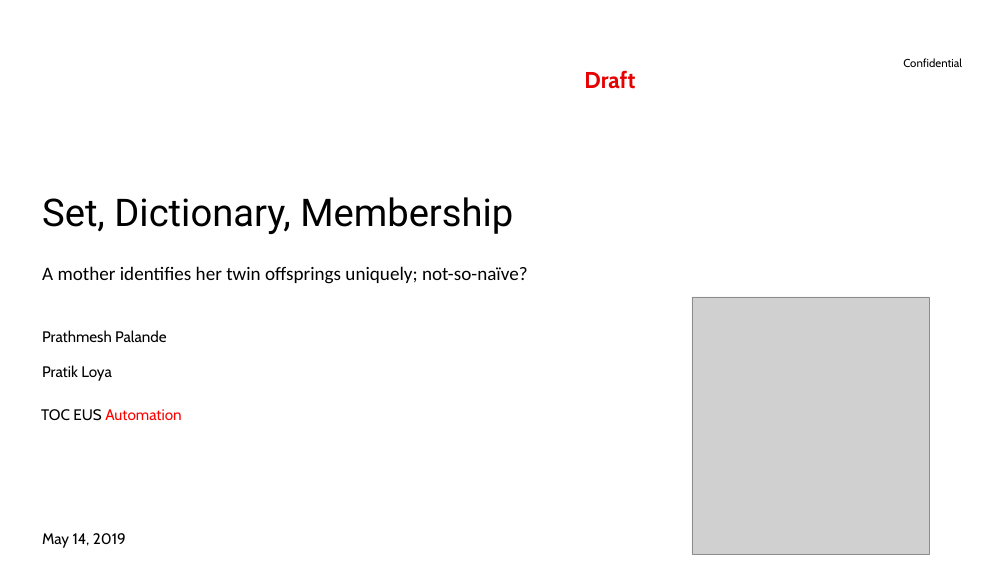
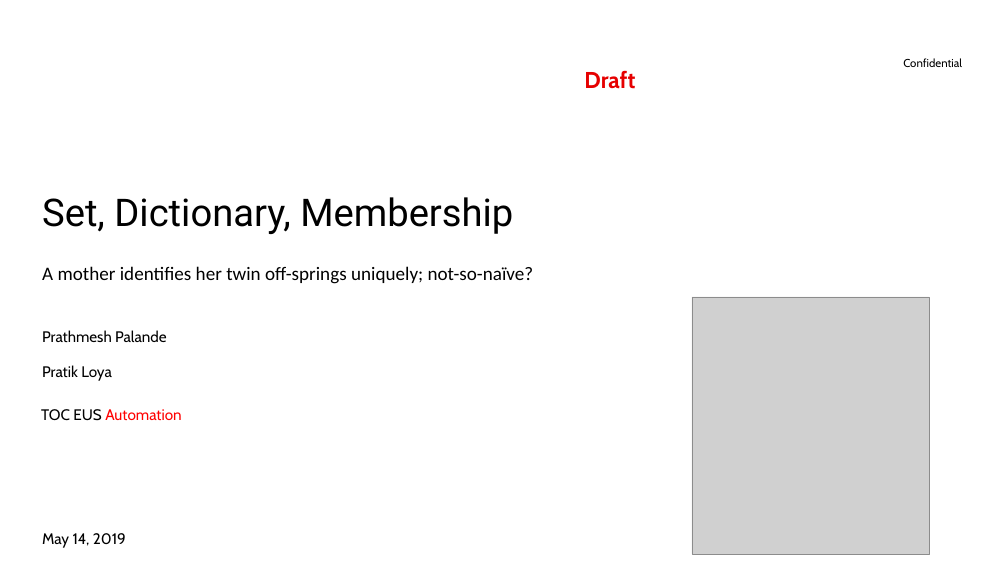
Before and after one commit to mazhewitt/python-training, a slide deck: slide 1 of Day 4/Day 4.pptx. Drawn at 1008x567 pixels with LibreOffice and Linux fonts; fonts in the diff are those of the drawing; grey boxes stand for pictures; background and template pictures are left out. Boxes give left, top, right and bottom in pixels: in the first picture for what was removed or moved away, otherwise in the second. Text is boxed around its words. In the diff, an @@ line names an element or a change of style, - is before the commit and + after.

```diff
--- a/Day 4/Day 4.pptx
+++ b/Day 4/Day 4.pptx
@@ text at <box>42,266,534,284</box>: text changed @@
-A mother identifies her twin offsprings uniquely; not-so-naïve?
+A mother identifies her twin off-springs uniquely; not-so-naïve?
```
Also in this commit, not shown: 1 other slide changed, 6 slides added, 3 slides removed.
